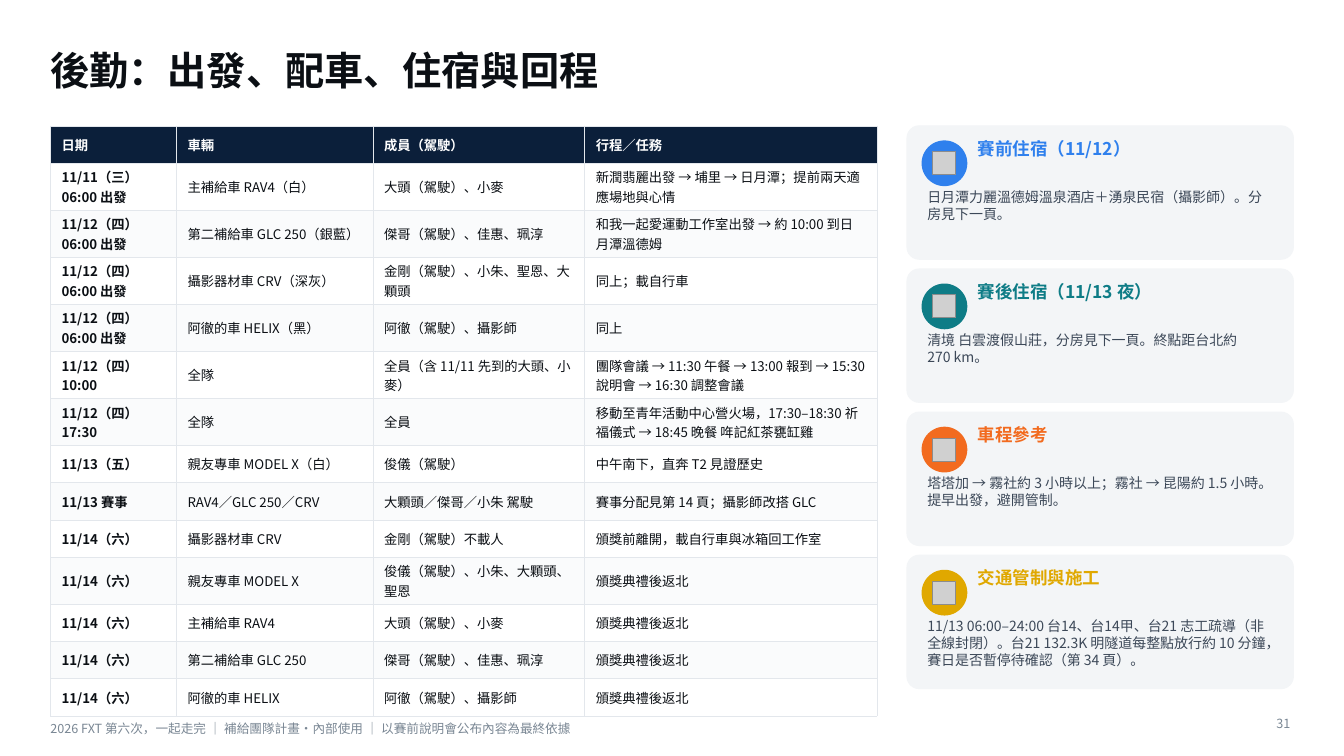
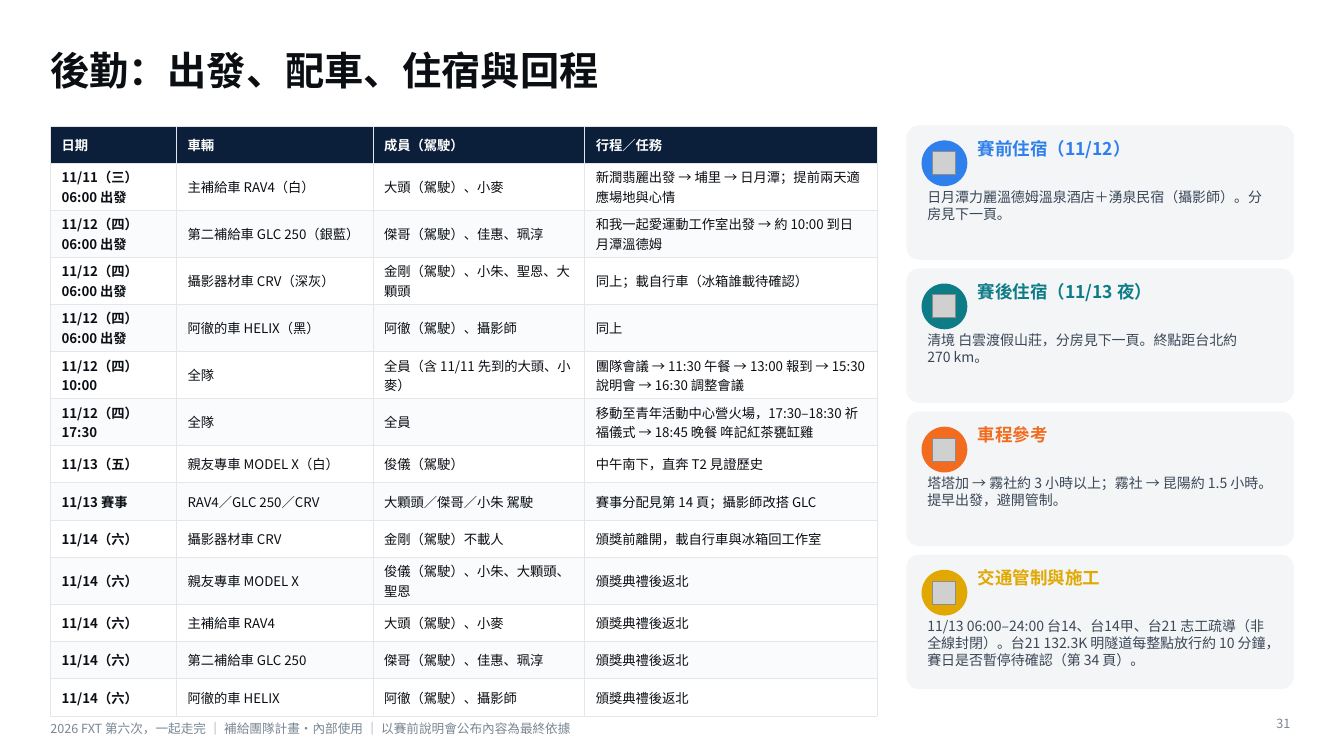
Before and after one commit to powermovebboy-sys/Race-site, a slide deck: slide 31 of deck/2026_FXT_第六次一起走完.pptx. Drawn at 1344x756 pixels with LibreOffice and Linux fonts; fonts in the diff are those of the drawing; grey boxes stand for pictures. Boxes give left, top, right and bottom in pixels: in the first picture for what was removed or moved away, otherwise in the second. Text is boxed around its words. In the diff, an @@ line names an element or a change of style, - is before the commit and + after.

```diff
--- a/deck/2026_FXT_第六次一起走完.pptx
+++ b/deck/2026_FXT_第六次一起走完.pptx
@@ table at <box>50,126,877,710</box> @@
-row 4, column 4: 同上；載自行車
+row 4, column 4: 同上；載自行車（冰箱誰載待確認）
```
Also in this commit, not shown: 4 other slides changed, 3 other files.
